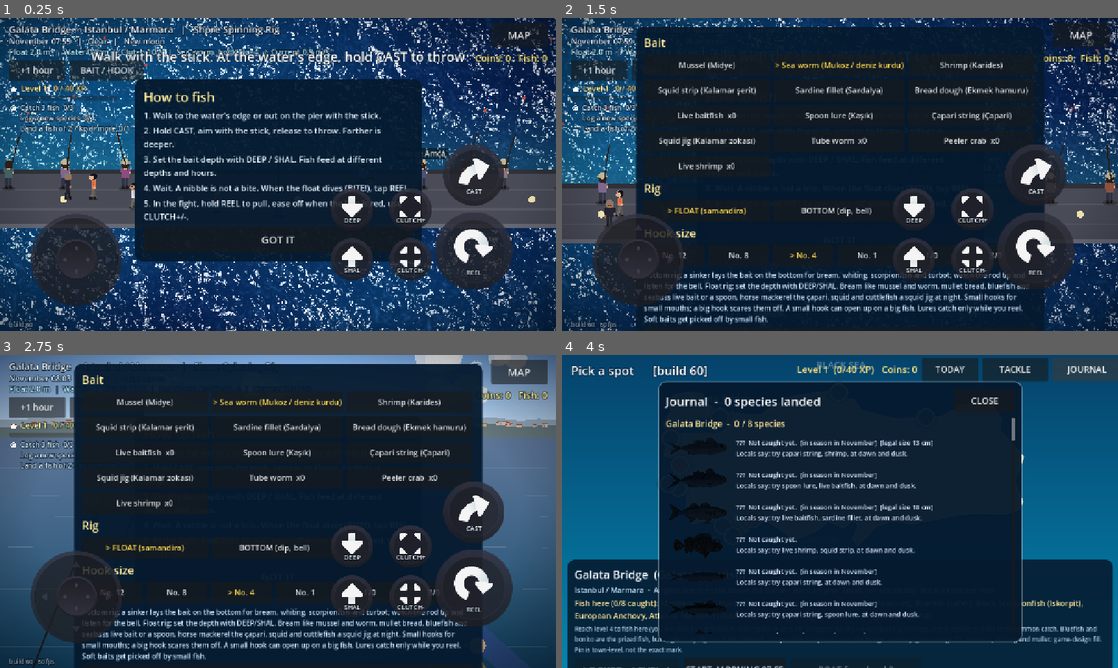
Above: before the commit, frames 1-4 (two rows, left to right).
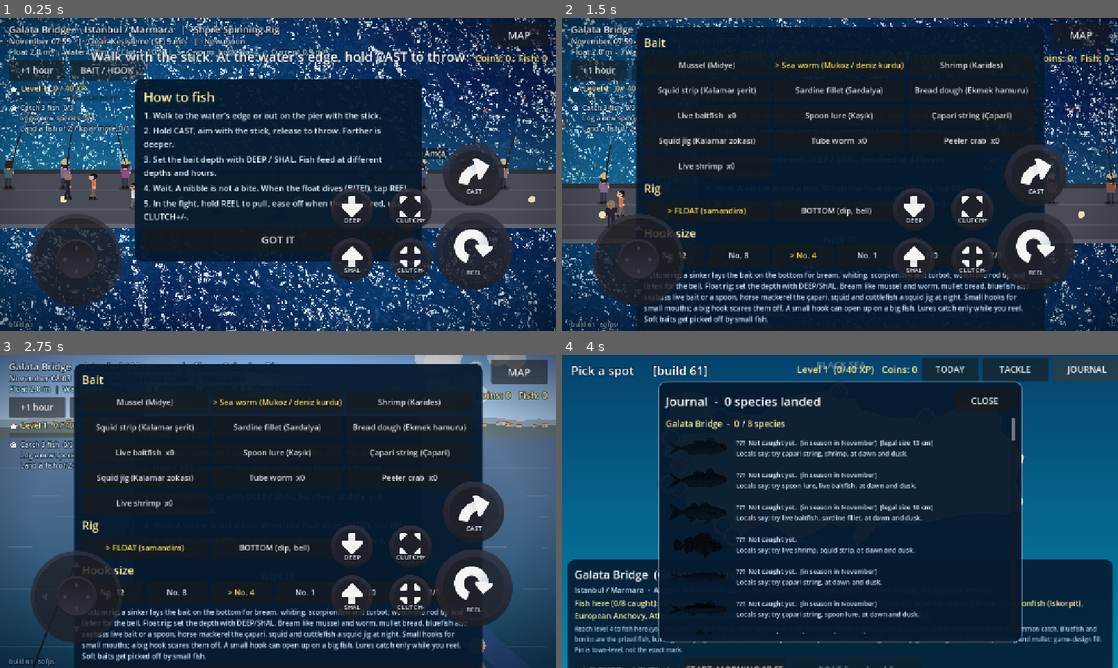
Above: after the commit, the same moments.

Repository: nextlevelcorp/godot_fishing_rpg
Game: Godot game, scene res://shore_fishing.tscn
Two runs of this game, one before a commit and one after it. Both use one fixed random seed, a clock stepped at 60 frames per second and the inputs below. This scene is started directly instead of the project's main scene.
Inputs (mouse positions are in pixels of both pictures, inside the frame that each line leads up to):
- Up to frame 1 (0.25 s): no input
- Up to frame 2 (1.5 s): click "BAIT / HOOK" at 0.5 s; move the mouse to (962, 158) at 1.27 s; hold D (steer_right) from 1.28 s (still down); hold C (cast) from 1.28 s (still down); click (962, 158) at 1.42 s
- Up to frame 3 (2.75 s): release D (steer_right) at 2 s; release C (cast) at 2 s; drag from (166, 527) to (250, 574) at 2.02 s
- Up to frame 4 (4 s): click "MAP" at 2.75 s; click "JOURNAL" at 3.5 s

The runs differ from the first frame. In frame 1, 0.4% of the frame differs, in the area x 5-44%, y 6-99%; in frame 2, 4.7%, in the area x 0-100%, y 0-100%; in frame 3, less than 0.1%; in frame 4, less than 0.1%.

Commit message:
feat: named Turkish winds for every outing (build 61)
Each outing rolls one of the winds of the Turkish compass rose (poyraz, lodos, karayel
and the rest) or a calm day. It sets the wind's direction and strength on the shore and
changes bites: calm helps, a strong poyraz or lodos cuts them. Names and directions from
the MGM glossary; effect numbers are game-design fill. Design: GAME_DESIGN.md 'Named winds'.

Co-Authored-By: Claude Opus 5.5 <noreply@anthropic.com>
Claude-Session: https://claude.ai/code/session_01HLtjWBZvxzhjVtsJywwULp

Diff:
--- a/game_session.gd
+++ b/game_session.gd
@@ -11,7 +11,7 @@
 
 ## Shown on screen so a player can tell a fresh deploy from a page the browser cached.
 ## Bump it with every build that changes behaviour.
-const BUILD := "build 60"
+const BUILD := "build 61"
 const SAVE_PATH := "user://save.cfg"
 const SAVE_VERSION := 1
 const START_RIG := "shore_spinning_rig"
--- a/shore_fishing.gd
+++ b/shore_fishing.gd
@@ -121,6 +121,7 @@
 
 # environment forces
 var _wind := Vector2.ZERO          ## air, px/s^2 on the flying bait
+var _wind_roll: Dictionary = {"id": "calm", "ms": 0.0}   ## this outing's named wind (winds.gd)
 var _current := Vector2.ZERO       ## water, px/s drift for the float and the slack line
 
 # cast and float
@@ -220,7 +221,8 @@
 	_pier_x = 900.0 if hash(GameSession.spot_id) % 2 == 0 else -900.0
 	_build_walkable()
 	_weather_kind = WeatherFx.roll(_rng)
-	_wind = Vector2(_rng.randf_range(-60.0, 60.0), _rng.randf_range(-15.0, 15.0)) * float(WeatherFx.KINDS[_weather_kind]["wind"])
+	_wind_roll = Winds.roll(_rng)
+	_wind = Winds.vector(String(_wind_roll["id"]), float(_wind_roll["ms"])) * float(WeatherFx.KINDS[_weather_kind]["wind"])
 	# The spot's surface current, along the shore (fishing_spots.gd current_ms), varying a little.
 	var cur_ms := float(_spot.get("current_ms", 0.15)) * _rng.randf_range(0.8, 1.2)
 	_current = Vector2((1.0 if _rng.randf() < 0.5 else -1.0) * cur_ms * PX_PER_M, _rng.randf_range(-0.1, 0.1) * cur_ms * PX_PER_M)
@@ -1222,7 +1224,8 @@
 		base += 1.0 / sqrt(float(BiomeDB.get_species(id)["base_price"]))
 		now += _species_weight(id)
 	var lamp := 1.0 + LAMP_PIER_BONUS * (1.0 - _world.daylight) if _on_pier() else 1.0
-	return clampf(now / maxf(base, 0.0001) * float(WeatherFx.KINDS[_weather_kind]["activity"]) * lamp, 0.15, 2.0)
+	var wind := Winds.bite_factor(String(_wind_roll["id"]), float(_wind_roll["ms"]))
+	return clampf(now / maxf(base, 0.0001) * float(WeatherFx.KINDS[_weather_kind]["activity"]) * lamp * wind, 0.15, 2.0)
 
 
 func _crowd_pos(a: Dictionary) -> Vector2:
@@ -2257,7 +2260,8 @@
 	_fight_view.tint = _tint.color
 	_fight_view.daylight = _world.daylight
 	_water.set_daylight(_world.daylight)
-	_clock_label.text = "%s %s   |   %s   |   %s" % [Season.month_name(), _world.clock_text(), _weather.label(), Moon.phase_name()]
+	_clock_label.text = "%s %s   |   %s, %s   |   %s" % [Season.month_name(), _world.clock_text(), _weather.label(),
+		Winds.label(String(_wind_roll["id"]), float(_wind_roll["ms"])), Moon.phase_name()]
 	var probe := _bobber_pos if (_state == State.WAIT or _state == State.BITE) else (_pred_landing if _state == State.CHARGE else _hand + _facing * 60.0)
 	var water := _water_depth(probe)
 	_depth_label.text = ("Bottom rig" if _bottom_rig() else "Float %.1f m" % _bait_depth) + "  |  Water %s  |  Clutch %.0f N  |  %s, hook %s" % [("%.1f m" % water) if water > 0.0 else "-",
--- a/tests/smoke_features.gd
+++ b/tests/smoke_features.gd
@@ -195,6 +195,21 @@
 	_check(Moon.night_factor(false, 1.0, 0.5) > 1.05 and Moon.night_factor(false, 1.0, 0.0) < 0.95, "other night feeders bite better in moonlight")
 	_check(is_equal_approx(Moon.night_factor(true, 0.0, 0.0), 1.0), "the moon changes nothing in daylight")
 	_check(Moon.phase_name(0.0) == "New moon" and Moon.phase_name(0.5) == "Full moon" and Moon.phase_name(0.99) == "New moon", "moon phase names")
+	# Named winds: poyraz (from the north-east) blows toward the south-west; calm is still; rolls are valid.
+	var pz := Winds.vector("poyraz", 6.0)
+	_check(pz.x < 0.0 and pz.y > 0.0, "poyraz blows toward the south-west")
+	_check(Winds.vector("calm", 0.0).length() < 0.01, "a calm day has no wind")
+	_check(Winds.bite_factor("poyraz", 10.0) < Winds.bite_factor("poyraz", 5.0) and Winds.bite_factor("calm", 0.5) > 1.0, "strong poyraz cuts bites, calm water helps")
+	var wrng := RandomNumberGenerator.new()
+	wrng.seed = 7
+	var bad := 0
+	for i in 50:
+		var wr := Winds.roll(wrng)
+		var wk: Dictionary = Winds.KINDS[String(wr["id"])]
+		var rng_ms: Vector2 = wk["ms"]
+		if float(wr["ms"]) < rng_ms.x or float(wr["ms"]) > rng_ms.y:
+			bad += 1
+	_check(bad == 0, "every rolled wind is a known one within its speed range")
 	# Tournament week and spot.
 	var wk1: String = tourney.call("week_key")
 	var sp1: String = tourney.call("spot_this_week")
--- /dev/null
+++ b/winds.gd
@@ -0,0 +1,70 @@
+## The named winds of the Turkish coast. Every outing has one: it sets the direction and strength of
+## the wind on the shore, and a strong poyraz or lodos makes the water rough and the bites fewer.
+##
+## Names and directions: Turkish State Meteorological Service glossary (mgm.gov.tr, "Meteoroloji
+## Sözlüğü"), which also describes lodos as the warm south-westerly that matters to seafarers. Press
+## reports from Tekirdağ describe poyraz keeping fishermen in harbour until it drops. How much each
+## wind changes the bite (`bite`), the strength ranges and how often each blows (`weight`) are
+## game-design fill.
+class_name Winds
+extends RefCounted
+
+## from_deg: the compass direction the wind blows FROM (0 north, 90 east). ms: range of speed (m/s).
+const KINDS := {
+	"calm": {"name": "Calm", "tr": "Limanlık", "from_deg": 0.0, "ms": Vector2(0.0, 1.0), "bite": 1.08, "weight": 2.0,
+		"note": "Flat water: the float shows every touch."},
+	"yildiz": {"name": "Yıldız", "tr": "Yıldız (N)", "from_deg": 0.0, "ms": Vector2(2.0, 7.0), "bite": 1.0, "weight": 1.0,
+		"note": "A cool northerly."},
+	"poyraz": {"name": "Poyraz", "tr": "Poyraz (NE)", "from_deg": 45.0, "ms": Vector2(4.0, 12.0), "bite": 0.85, "weight": 3.0,
+		"note": "Cold and rough: the boats stay in harbour until it drops."},
+	"gundogusu": {"name": "Gündoğusu", "tr": "Gündoğusu (E)", "from_deg": 90.0, "ms": Vector2(2.0, 7.0), "bite": 1.0, "weight": 1.0,
+		"note": "An easterly from the sunrise."},
+	"kesisleme": {"name": "Keşişleme", "tr": "Keşişleme (SE)", "from_deg": 135.0, "ms": Vector2(2.0, 8.0), "bite": 0.95, "weight": 1.0,
+		"note": "A warm south-easterly."},
+	"kible": {"name": "Kıble", "tr": "Kıble (S)", "from_deg": 180.0, "ms": Vector2(2.0, 8.0), "bite": 0.95, "weight": 1.0,
+		"note": "A warm southerly."},
+	"lodos": {"name": "Lodos", "tr": "Lodos (SW)", "from_deg": 225.0, "ms": Vector2(4.0, 12.0), "bite": 0.9, "weight": 2.0,
+		"note": "The warm south-westerly: big swell, murky water."},
+	"bati": {"name": "Günbatısı", "tr": "Günbatısı (W)", "from_deg": 270.0, "ms": Vector2(2.0, 7.0), "bite": 1.0, "weight": 1.0,
+		"note": "A westerly from the sunset."},
+	"karayel": {"name": "Karayel", "tr": "Karayel (NW)", "from_deg": 315.0, "ms": Vector2(3.0, 9.0), "bite": 0.95, "weight": 2.0,
+		"note": "A cold north-westerly."},
+}
+const PX_PER_MS := 7.0                 ## screen wind (px/s) per m/s, matching the old random wind range
+
+
+## Picks a wind for an outing: {id, ms}.
+static func roll(rng: RandomNumberGenerator) -> Dictionary:
+	var total := 0.0
+	for k: String in KINDS:
+		total += float(KINDS[k]["weight"])
+	var pick := rng.randf() * total
+	var id := "calm"
+	for k: String in KINDS:
+		pick -= float(KINDS[k]["weight"])
+		if pick <= 0.0:
+			id = k
+			break
+	var r: Vector2 = KINDS[id]["ms"]
+	return {"id": id, "ms": rng.randf_range(r.x, r.y)}
+
+
+## The wind as a screen vector (px/s) in the top-down view, north up: it blows toward the opposite of
+## where it comes from. The shoreward part is kept small, as the old wind did.
+static func vector(id: String, ms: float) -> Vector2:
+	var from := deg_to_rad(float(KINDS.get(id, KINDS["calm"])["from_deg"]))
+	var toward := -Vector2(sin(from), -cos(from))       # north is -y on screen
+	return Vector2(toward.x, toward.y * 0.3) * ms * PX_PER_MS
+
+
+## Multiplier on bites. A strong wind (over 8 m/s) makes it a little worse still.
+static func bite_factor(id: String, ms: float) -> float:
+	var f := float(KINDS.get(id, KINDS["calm"])["bite"])
+	return f * (0.92 if ms > 8.0 else 1.0)
+
+
+## "Poyraz (NE) 7 m/s" for the HUD.
+static func label(id: String, ms: float) -> String:
+	if id == "calm":
+		return "Calm (limanlık)"
+	return "%s %.0f m/s" % [String(KINDS.get(id, KINDS["calm"])["tr"]), ms]
Not shown, changed: GAME_DESIGN.md
